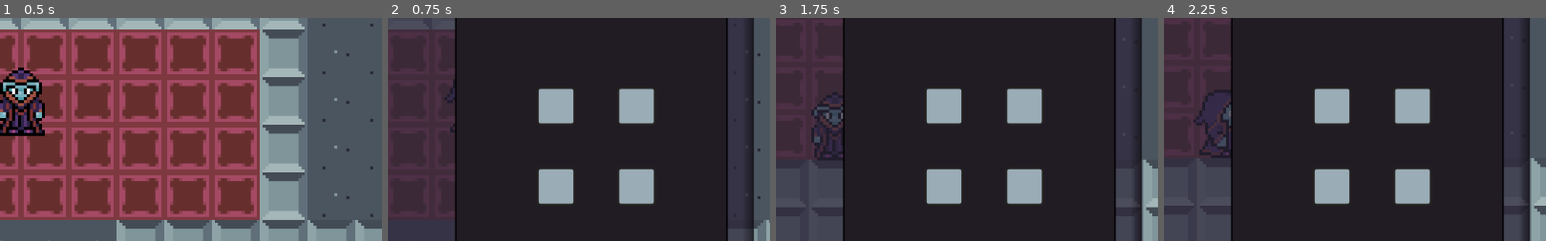
Above: before the commit, frames 1-4 (left to right).
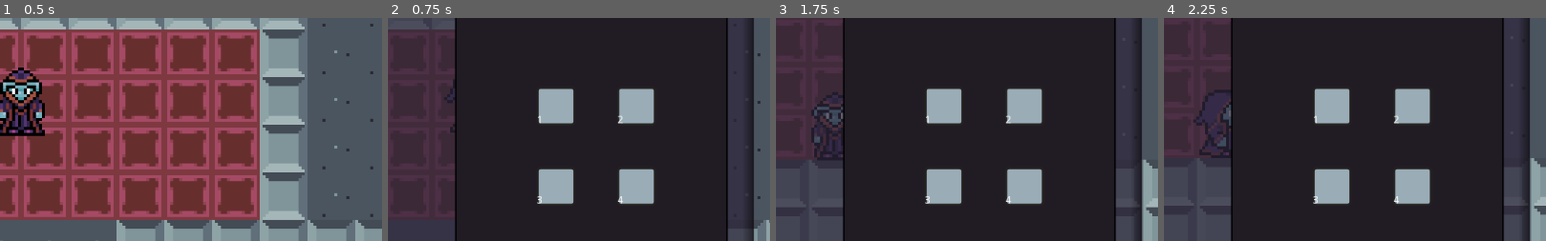
Above: after the commit, the same moments.

Repository: veech/cantation
Game: Godot game, scene res://Scenes/Levels/Example_Level_1.tscn
The game is run twice, just before and just after one commit, with the same random seed, the same clock (stepped at 60 frames per second) and the same inputs.
Inputs (mouse positions are % of the whole screen's width and height, from its top left):
- Up to frame 1 (0.5 s): no input
- Up to frame 2 (0.75 s): tap Enter (ui_accept) at 0.5 s; move the mouse to (72, 45) at 0.52 s; hold D (right) from 0.53 s (still down); hold Tab (advance_current_spell, bound only after the commit) from 0.53 s (still down); click (72, 45) at 0.67 s
- Up to frame 3 (1.75 s): tap Enter (ui_accept) at 0.77, 1.52 s; move the mouse to (30, 55) at 1.27 s; release D (right) at 1.28 s; release Tab (advance_current_spell, bound only after the commit) at 1.28 s; hold S (down) from 1.28 s (still down); tap Tab (advance_current_spell, bound only after the commit) at 1.35 s; click (30, 55) at 1.42 s
- Up to frame 4 (2.25 s): move the mouse to (12, 32) at 2.02 s; release S (down) at 2.03 s; hold D (right) from 2.03 s (still down); hold Tab (advance_current_spell, bound only after the commit) from 2.03 s (still down); click (12, 32) at 2.17 s
The pictures show only the part of the screen within x 47-97%, y 26-76%; the shares and areas given below are measured in that part.

Frame 1 is identical in both runs. In frame 2, less than 0.1% of the frame differs, in the area x 39-62%, y 43-84%; in frame 3, less than 0.1%; in frame 4, less than 0.1%.

Commit message:
tab cycles through equipped spells

Diff:
--- /dev/null
+++ b/Scenes/Enemy.tscn
@@ -0,0 +1,18 @@
+[gd_scene load_steps=4 format=2]
+
+[ext_resource path="res://Assets/Enemy_Placeholder.png" type="Texture" id=1]
+[ext_resource path="res://Scripts/Enemy.gd" type="Script" id=2]
+
+[sub_resource type="RectangleShape2D" id=1]
+extents = Vector2( 8.12748, 16.2043 )
+
+[node name="Enemy" type="KinematicBody2D" groups=[
+"Enemies",
+]]
+script = ExtResource( 2 )
+
+[node name="Sprite" type="Sprite" parent="."]
+texture = ExtResource( 1 )
+
+[node name="CollisionShape2D" type="CollisionShape2D" parent="."]
+shape = SubResource( 1 )
--- a/Scenes/Inventory_UI.tscn
+++ b/Scenes/Inventory_UI.tscn
@@ -112,6 +112,13 @@
 "_edit_use_anchors_": false
 }
 
+[node name="Label" type="Label" parent="Inventory/Spells_Set/Spell_Slots/Spell_A"]
+anchor_top = 1.0
+anchor_right = 1.0
+anchor_bottom = 1.0
+margin_top = -14.0
+text = "1"
+
 [node name="Spell_B" type="Panel" parent="Inventory/Spells_Set/Spell_Slots"]
 anchor_left = 1.0
 anchor_right = 1.0
@@ -119,6 +126,13 @@
 margin_bottom = 40.0
 script = ExtResource( 6 )
 
+[node name="Label" type="Label" parent="Inventory/Spells_Set/Spell_Slots/Spell_B"]
+anchor_top = 1.0
+anchor_right = 1.0
+anchor_bottom = 1.0
+margin_top = -14.0
+text = "2"
+
 [node name="Spell_C" type="Panel" parent="Inventory/Spells_Set/Spell_Slots"]
 anchor_top = 1.0
 anchor_bottom = 1.0
@@ -126,6 +140,13 @@
 margin_right = 40.0
 script = ExtResource( 6 )
 
+[node name="Label" type="Label" parent="Inventory/Spells_Set/Spell_Slots/Spell_C"]
+anchor_top = 1.0
+anchor_right = 1.0
+anchor_bottom = 1.0
+margin_top = -14.0
+text = "3"
+
 [node name="Spell_D" type="Panel" parent="Inventory/Spells_Set/Spell_Slots"]
 anchor_left = 1.0
 anchor_top = 1.0
@@ -134,6 +155,13 @@
 margin_left = -40.0
 margin_top = -40.0
 script = ExtResource( 6 )
+
+[node name="Label" type="Label" parent="Inventory/Spells_Set/Spell_Slots/Spell_D"]
+anchor_top = 1.0
+anchor_right = 1.0
+anchor_bottom = 1.0
+margin_top = -14.0
+text = "4"
 
 [node name="Panel" type="Panel" parent="Inventory/Spells_Set"]
 anchor_right = 1.0
--- a/Scenes/Levels/Example_Level_1.tscn
+++ b/Scenes/Levels/Example_Level_1.tscn
@@ -1,9 +1,10 @@
-[gd_scene load_steps=5 format=2]
+[gd_scene load_steps=6 format=2]
 
 [ext_resource path="res://Scenes/Dungeon_Tilemap.tscn" type="PackedScene" id=1]
 [ext_resource path="res://Scenes/Player.tscn" type="PackedScene" id=2]
 [ext_resource path="res://Scenes/Spellbook.tscn" type="PackedScene" id=3]
 [ext_resource path="res://Scenes/Spell_Pool_Location.tscn" type="PackedScene" id=4]
+[ext_resource path="res://Scenes/Enemy.tscn" type="PackedScene" id=5]
 
 [node name="Example_Level_1" type="Node2D"]
 
@@ -47,3 +48,6 @@
 
 [node name="Spell_Pool_Location" parent="." instance=ExtResource( 4 )]
 position = Vector2( -574.365, 17.4655 )
+
+[node name="Enemy" parent="Spell_Pool_Location" instance=ExtResource( 5 )]
+position = Vector2( 898.155, 171.874 )
--- /dev/null
+++ b/Scripts/Enemy.gd
@@ -0,0 +1,22 @@
+extends KinematicBody2D
+
+
+var health
+var max_health = 100
+
+export var armor_rating = 1
+
+func _ready():
+	health = 100
+	print("Starting health: ", health)
+
+func take_damage(damage):
+	var health_loss = damage / armor_rating
+	health -= health_loss
+	print("Damage taken!\n\nCurrent Health: ", health)
+	if health <= 0:
+		death()
+
+func death():
+	print("Im ded")
+	self.queue_free()
--- a/Scripts/Game_Manager.gd
+++ /dev/null
@@ -1,5 +0,0 @@
-extends Node
-
-
-func _ready():
-	pass
--- a/Scripts/Inventory.gd
+++ b/Scripts/Inventory.gd
@@ -8,7 +8,14 @@
 const ItemClass = preload("res://Scripts/Item.gd")
 const ToolTipClass = preload("res://Scripts/Tool_Tip.gd")
 
-var active_spell = null
+var equipped_spell_1 = null
+var equipped_spell_2 = null
+var equipped_spell_3 = null
+var equipped_spell_4 = null
+
+var equipped_spells = [null, null, null, null, null]
+
+var current_spell_slot = 0
 
 const MAX_SLOTS = 36
 
@@ -40,7 +47,8 @@
 			spell_slot.connect("mouse_entered", self, "mouse_enter_slot", [spell_slot]);
 			spell_slot.connect("mouse_exited", self, "mouse_exit_slot", [spell_slot]);
 			spell_slot.connect("gui_input", self, "slot_gui_input", [spell_slot]);
-			spell_slot.connect("set_spell", self, "set_active_spell")
+			spell_slot.connect("set_spell", self, "set_equipped_spell" + "_" + str(i+1))
+
 
 func slot_gui_input(event: InputEvent, slot: ItemSlotClass):
 	if event is InputEventMouseButton:
@@ -91,8 +99,8 @@
 	elif event is InputEventMouseMotion && holding_item && holding_item.picked:
 		holding_item.rect_global_position = event.global_position - item_offset
 
-	if event is InputEventMouseButton:
-		pass
+	if event.is_action_pressed("advance_current_spell"):
+		set_current_spell(current_spell_slot + 1)
 
 func toggle_inventory():
 	set_visible(!is_visible())
@@ -113,6 +121,20 @@
 func pick_item(slot, event):
 	pass
 
-func set_active_spell(spell):
-	active_spell = spell
-	print(active_spell.attributes.projectile_speed)
+func set_equipped_spell_1(spell):
+	equipped_spells[0] = spell
+
+func set_equipped_spell_2(spell):
+	equipped_spells[1] = spell
+
+func set_equipped_spell_3(spell):
+	equipped_spells[2] = spell
+
+func set_equipped_spell_4(spell):
+	equipped_spells[3] = spell
+
+func set_current_spell(spell_slot):
+	current_spell_slot = spell_slot % 4
+
+func get_current_spell():
+	return equipped_spells[current_spell_slot]
--- a/Scripts/ItemSlot.gd
+++ b/Scripts/ItemSlot.gd
@@ -37,6 +37,7 @@
 	item.put_item()
 	Inventory_UI.remove_child(item)
 	add_child(item)
+#This might not be a good way to do this
 	emit_signal("set_spell", item)
 
 func refreshColors():
--- a/Scripts/Player.gd
+++ b/Scripts/Player.gd
@@ -83,7 +83,7 @@
 
 	if event is InputEventMouseButton:
 		if event.button_index == BUTTON_LEFT && event.pressed:
-			if inventory.active_spell != null:
+			if inventory.get_current_spell() != null:
 				var direction = (get_global_mouse_position() - global_position).normalized()
 				cast_spell(direction)
 			else:
@@ -92,7 +92,7 @@
 	#The spell attributes should probably be passed into this function
 func cast_spell(direction):
 	var spawned_spell = spell_pool.spawn_object()
-	spawned_spell.set_attributes(inventory.active_spell.attributes)
+	spawned_spell.set_attributes(inventory.get_current_spell().attributes)
 	spawned_spell.global_position = global_position
 	spawned_spell.set_movement_direction(direction)
 
--- a/Scripts/Spell.gd
+++ b/Scripts/Spell.gd
@@ -1,10 +1,3 @@
-### this is not how this should be done
-###	we should instead just have an object pool off screen
-### and when a spell is called, the object is moved to the player transform
-### the attributes will be used to select the correct spell color and then it will be passed to the spell
-### remember to use the facing direction
-
-
 extends Area2D
 class_name Spell
 
@@ -29,6 +22,8 @@
 
 func on_body_entered(body):
 	if body.get_name() != "Player":
+		if body.is_in_group("Enemies"):
+			body.take_damage(attributes.damage)
 		movement_direction = Vector2.ZERO
 		emit_signal("killed", self)
 
--- a/Scripts/Spells_Set.gd
+++ b/Scripts/Spells_Set.gd
@@ -7,7 +7,7 @@
 
 func _ready():
 	slots.resize(6)
+	slots.push_front(get_node("Spell_Slots/Spell_D"))
+	slots.push_front(get_node("Spell_Slots/Spell_C"))
+	slots.push_front(get_node("Spell_Slots/Spell_B"))
 	slots.push_front(get_node("Spell_Slots/Spell_A"))
-	slots.push_front(get_node("Spell_Slots/Spell_B"))
-	slots.push_front(get_node("Spell_Slots/Spell_C"))
-	slots.push_front(get_node("Spell_Slots/Spell_D"))
--- a/project.godot
+++ b/project.godot
@@ -33,7 +33,6 @@
 [autoload]
 
 Inventory_UI="*res://Scenes/Inventory_UI.tscn"
-Game_Manager="*res://Scripts/Game_Manager.gd"
 
 [input]
 
@@ -69,6 +68,11 @@
 "deadzone": 0.5,
 "events": [  ]
 }
+advance_current_spell={
+"deadzone": 0.5,
+"events": [ Object(InputEventKey,"resource_local_to_scene":false,"resource_name":"","device":0,"alt":false,"shift":false,"control":false,"meta":false,"command":false,"pressed":false,"scancode":16777218,"unicode":0,"echo":false,"script":null)
+ ]
+}
 
 [rendering]
 
Binary file added: Assets/Enemy_Placeholder.png
Not shown, added: Assets/Enemy_Placeholder.png.import
